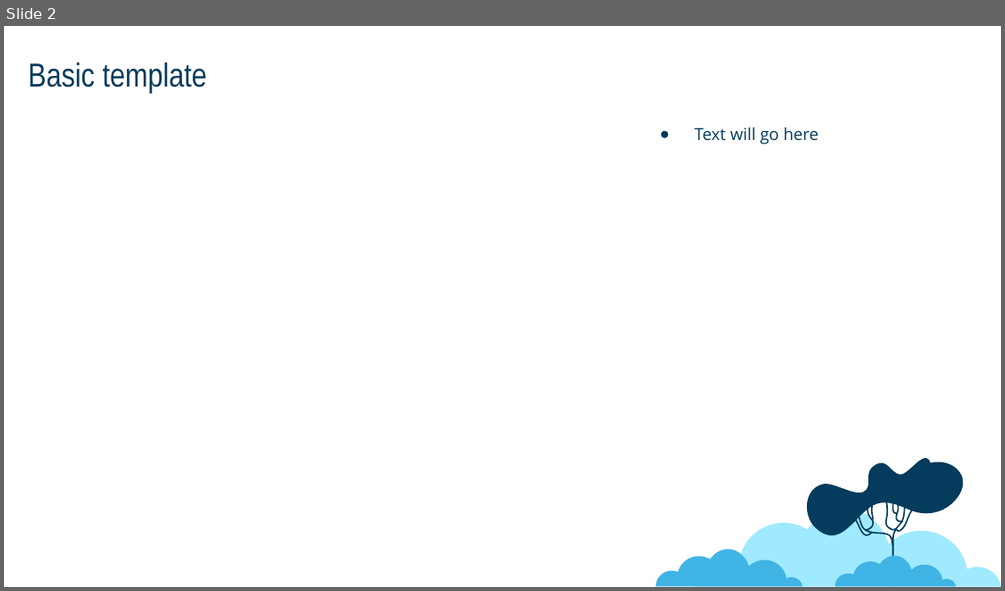
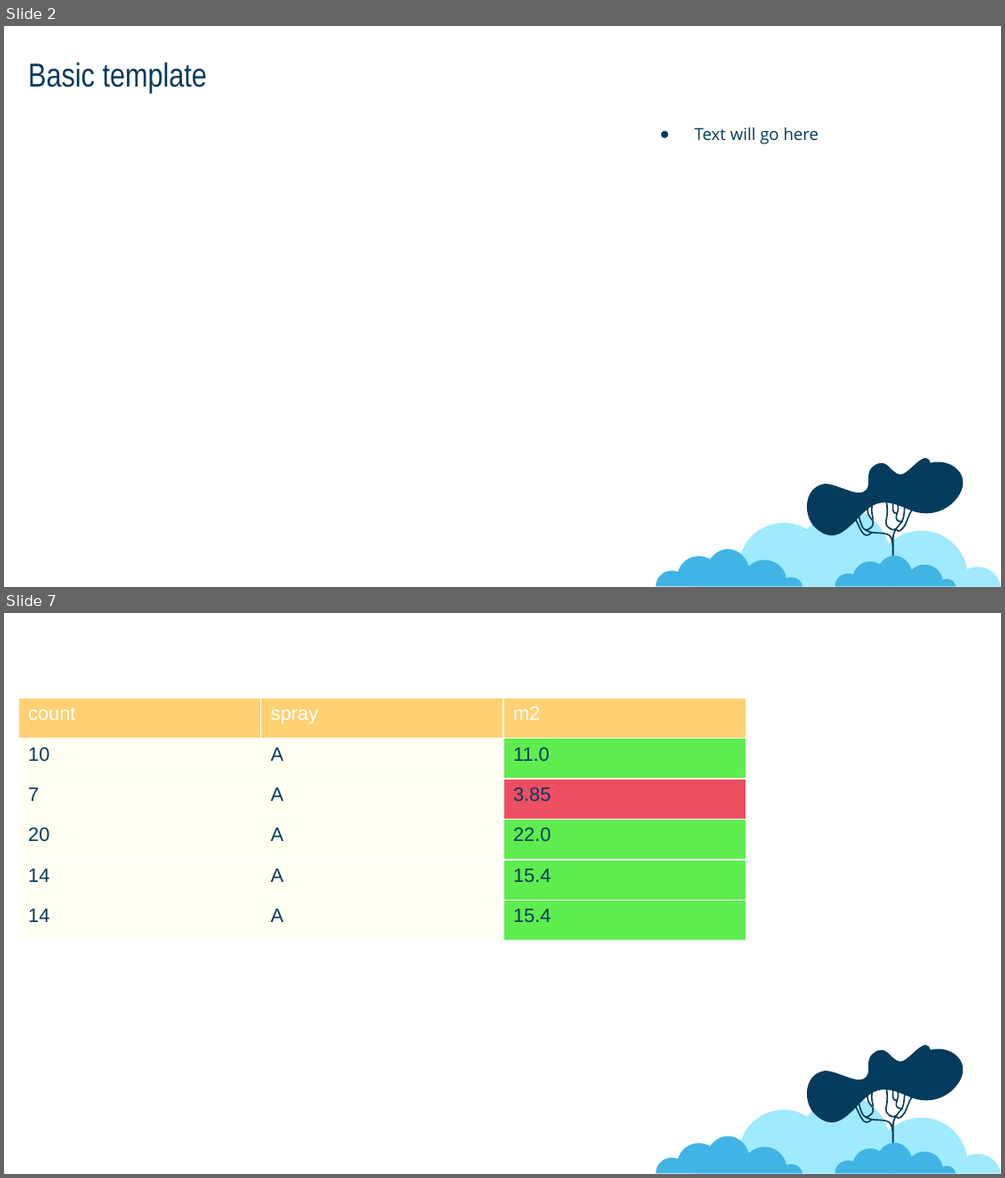
Before and after one commit to jonboone1/plotlyPowerpoint, a slide deck: example/output.pptx. Shown one above the other, each under a label of ours: slide 2 before the commit, slides 2 and 7 after it; the slides between them are not shown. The pictures are 1005x591 and 1005x1178 pixels, drawn with LibreOffice and Linux fonts; fonts in the diff are those of the drawing. Boxes give left, top, right and bottom in pixels: in the first picture for what was removed or moved away, otherwise in the second. Text is boxed around its words. In the diff, an @@ line names an element or a change of style, - is before the commit and + after.

```diff
--- a/example/output.pptx
+++ b/example/output.pptx
@@ slide 7 added at box(4, 613, 1001, 1174), background #FFFFFF; not listed: 4 template elements that a slide beside it also shows @@
@@ table added at box(18, 698, 744, 940), 6 rows, 3 columns @@
+count | spray | m2
+10 | A | 11.0
+7 | A | 3.85
+20 | A | 22.0
+14 | A | 15.4
+14 | A | 15.4
```
Also in this commit, not shown: 5 slides removed, 7 other files.
